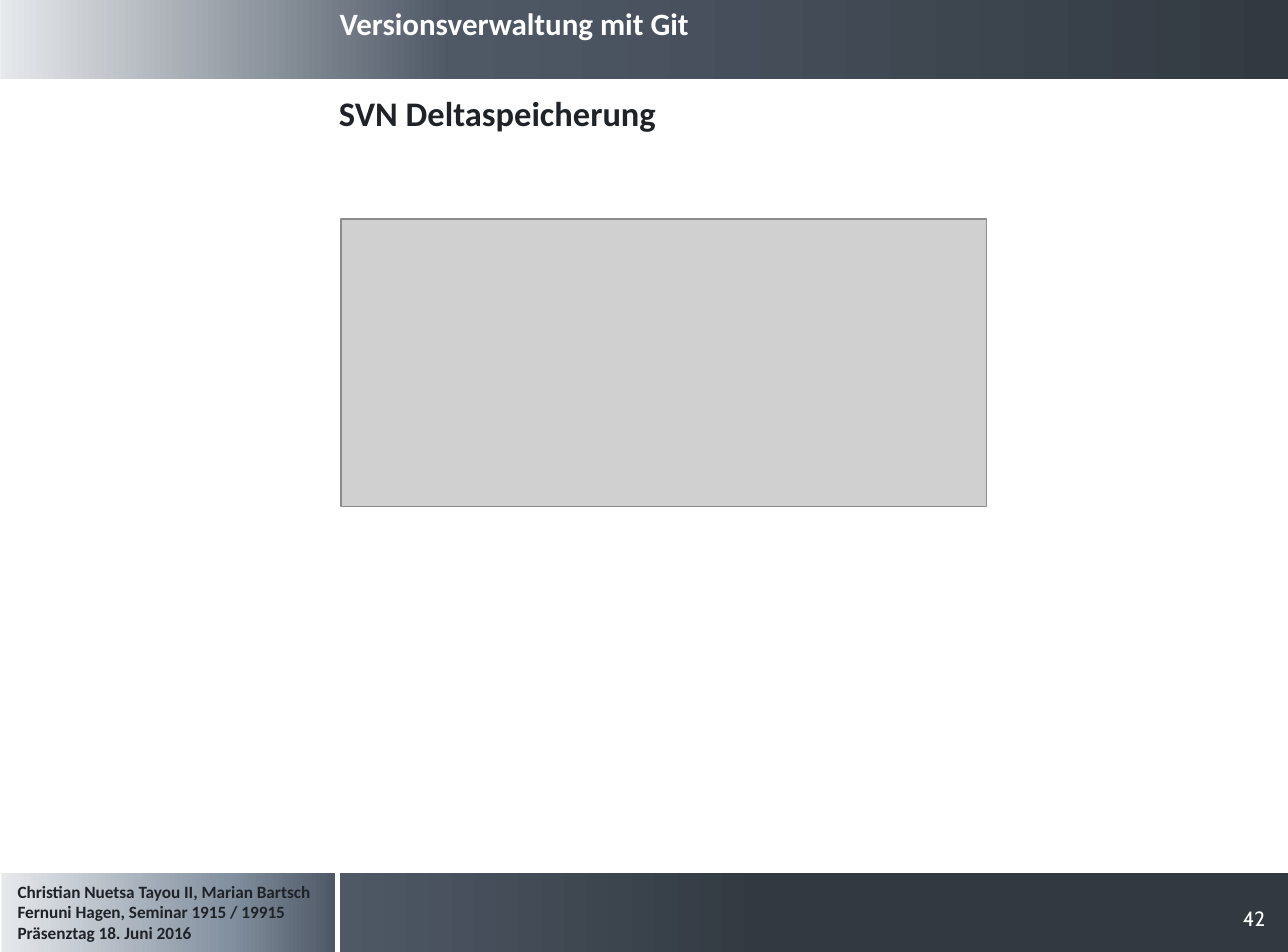
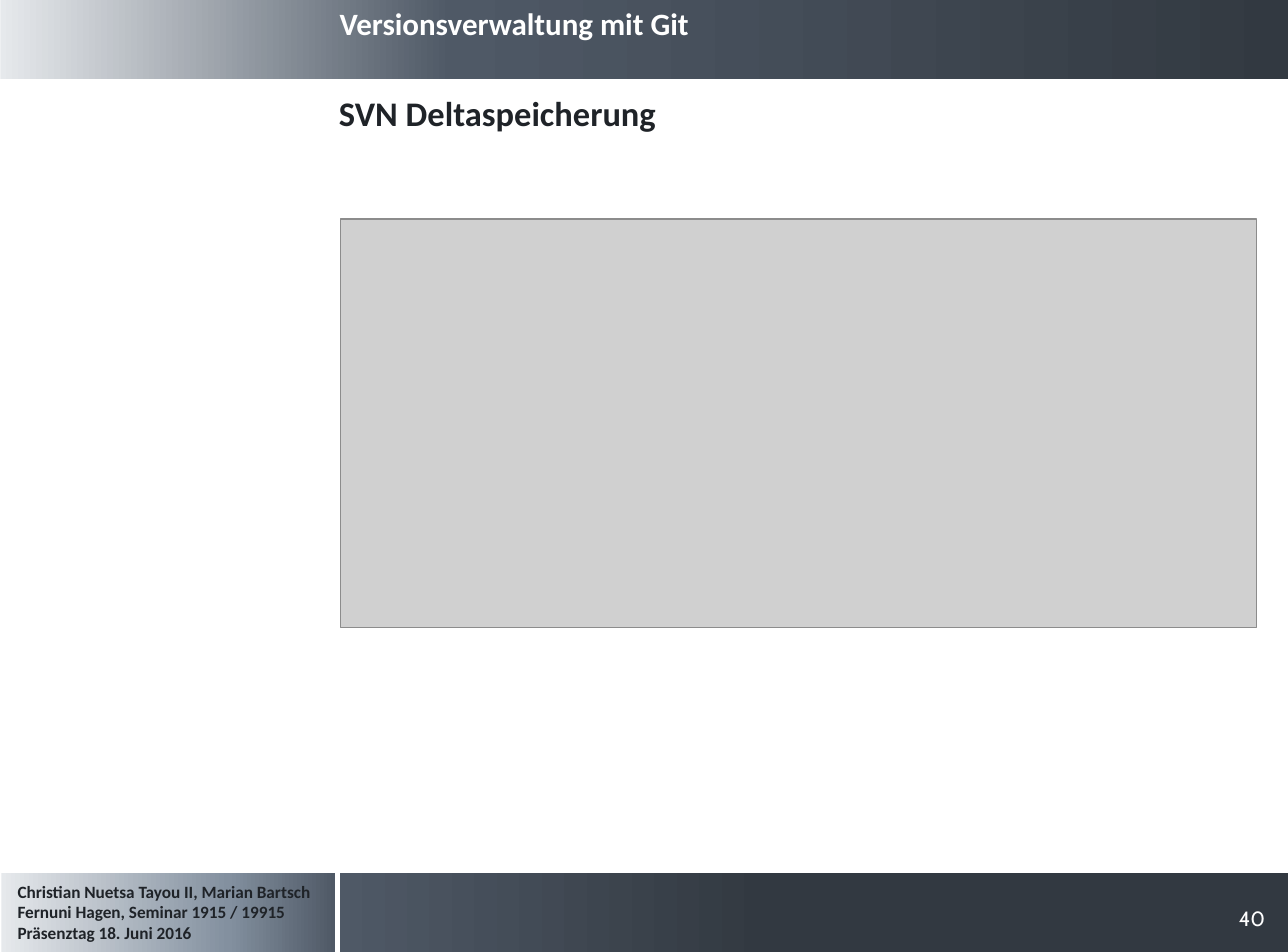
Before and after one commit to cristallin/git-project-seminar, a slide deck: slide 40 of Präsentation_Seminararbeit.pptx (slide 42 before the commit). Drawn at 1288x952 pixels with LibreOffice and Linux fonts; fonts in the diff are those of the drawing; grey boxes stand for pictures; background and template pictures are left out. Boxes give left, top, right and bottom in pixels: in the first picture for what was removed or moved away, otherwise in the second. Text is boxed around its words. In the diff, an @@ line names an element or a change of style, - is before the commit and + after.

```diff
--- a/Präsentation_Seminararbeit.pptx
+++ b/Präsentation_Seminararbeit.pptx
@@ picture: place and size @@
-picture at bbox=[341, 219, 987, 507]
+picture at bbox=[341, 219, 1257, 627]
@@ page number at bbox=[1239, 911, 1265, 927]: text changed @@
-42
+40
```
Also in this commit, not shown: 2 other slides changed, 2 slides added, 3 slides removed.
